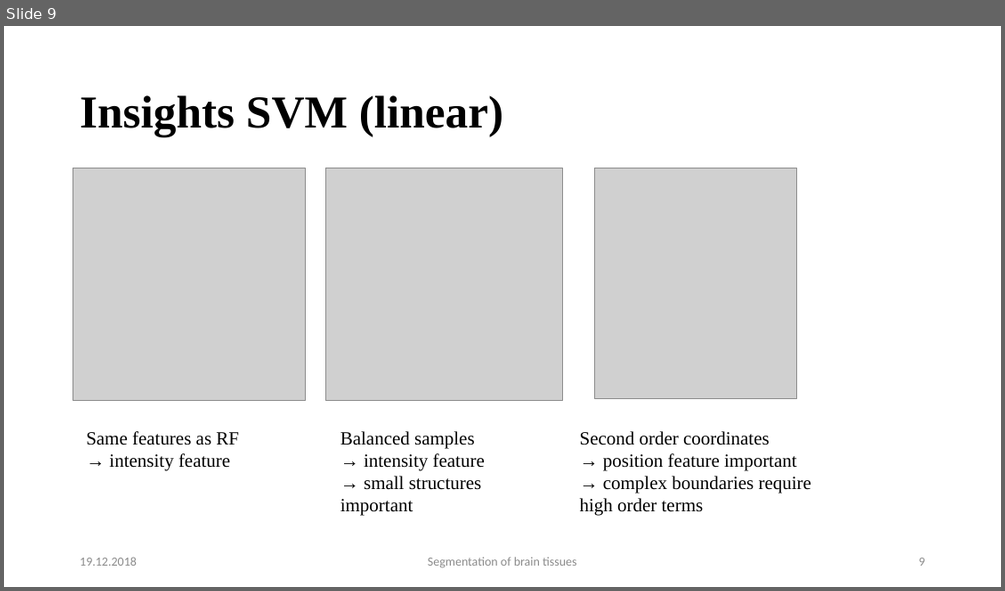
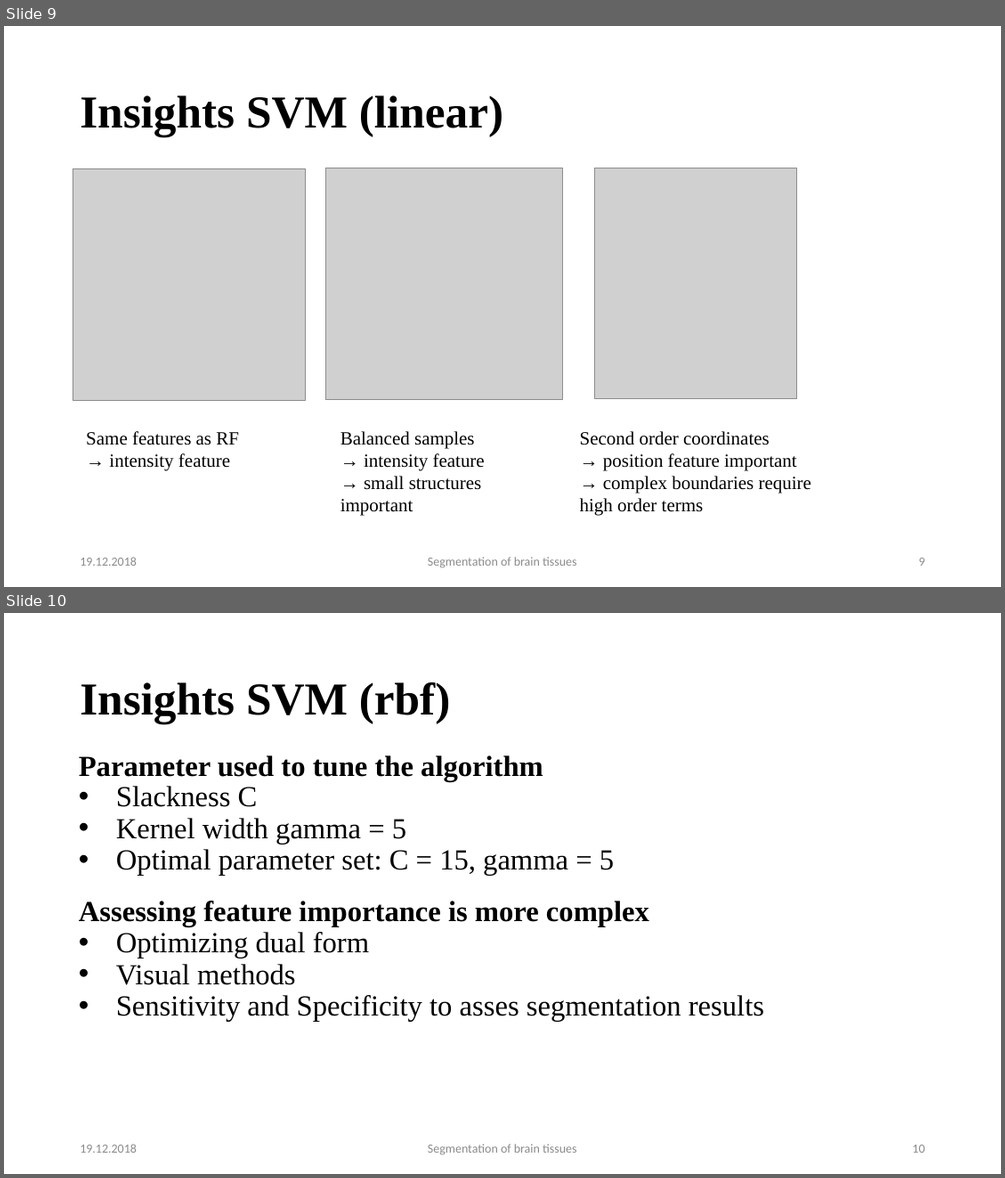
Before and after one commit to mhayoz/MIALab, a slide deck: Final Mialab.pptx. Shown one above the other, each under a label of ours: slide 9 before the commit, slides 9 and 10 after it. The pictures are 1005x591 and 1005x1178 pixels, drawn with LibreOffice and Linux fonts; fonts in the diff are those of the drawing; grey boxes stand for pictures; background and template pictures are left out. Boxes give left, top, right and bottom in pixels: in the first picture for what was removed or moved away, otherwise in the second. Text is boxed around its words. In the diff, an @@ line names an element or a change of style, - is before the commit and + after.

```diff
--- a/Final Mialab.pptx
+++ b/Final Mialab.pptx
@@ slide 10 added at (x1=4, y1=613, x2=1001, y2=1174), background #FFFFFF @@
@@ text added at (x1=80, y1=682, x2=451, y2=724), 44 pt, text #000000, bold @@
+Insights SVM (rbf)
@@ text added at (x1=79, y1=755, x2=764, y2=1021), 28 pt, text #000000 @@
+Parameter used to tune the algorithm
+• Slackness C
+• Kernel width gamma = 5
+• Optimal parameter set: C = 15, gamma = 5
+Assessing feature importance is more complex
+• Optimizing dual form
+• Visual methods
+• Sensitivity and Specificity to asses segmentation results
@@ text added at (x1=80, y1=1143, x2=137, y2=1152), 12 pt, text #8B8B8B @@
+19.12.2018
@@ text added at (x1=428, y1=1143, x2=576, y2=1155), 12 pt, text #8B8B8B @@
+Segmentation of brain tissues
@@ page number added at (x1=912, y1=1144, x2=924, y2=1152), 12 pt, text #8B8B8B @@
+10
```
Also in this commit, not shown: 4 slides changed, 2 other slides added.
